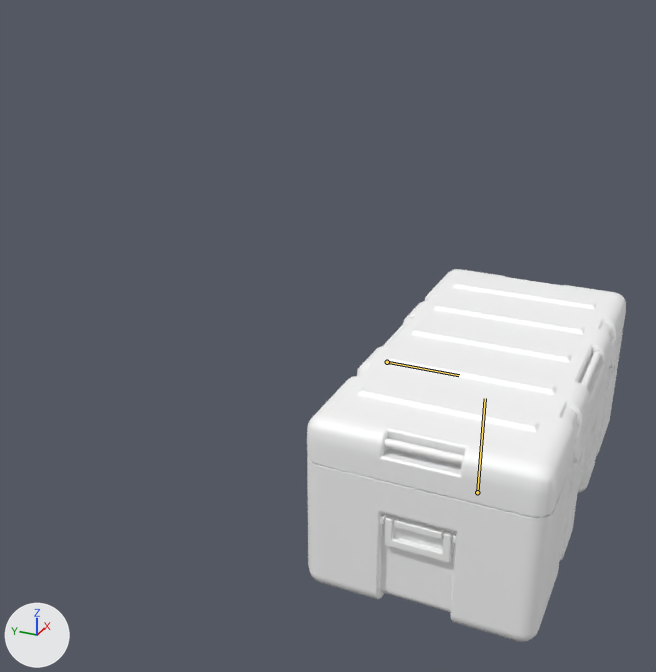
One commit to the Blender file Assets/Arts/Model/Crade/Chest Box/Chestbox/ChestBox 3.blend: the scene before it, then after it.
One viewpoint serves both versions: a camera (50 mm lens) standing at (-3.41, -0.8, 2.34) and looking at (-0.14, 0.67, 0.71). Lighting does not change. The marker at lower left points along +X, +Y and +Z. The bones that bend it are drawn over the model as lines.

The first picture shows 'Bottom', 'Lid'.
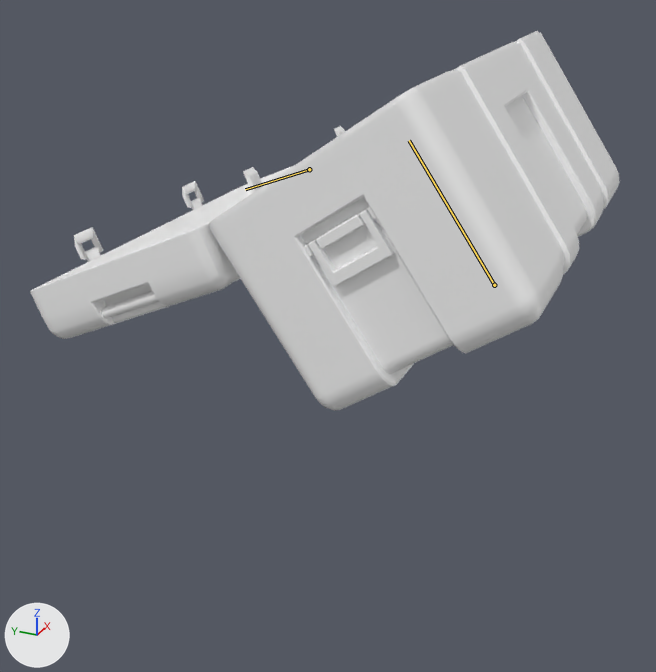
Commit message: Update Chest Box Animation

The newer file adds an action. The first version stands in its rest pose; the second is drawn at frame 49 of the action 'Crade Animation Open New'.

The change in detail:
Bone 'root' (bone_root) moves from (0.0, 0.0, 0.0) to (0.0, 1.0, 0.0).
Bone 'root' (bone_root) turns from (0, 0, 0) to (0, 0, 35) degrees about its own x, y and z.
Bone 'root' (bone_root) is rescaled from (1.0, 1.0, 1.0) to (1.0, 1.4, 1.0).
Bone 'lid' (bone_lid) turns from (0, 0, 0) to (170, 0, 0) degrees about its own x, y and z.

What differs and where, as boxes [x1, y1, x2, y2] in the pictures (656 x 672 px):
'Bottom', posed
    before: [307, 330, 623, 642]
    after: [209, 31, 619, 411]
'Lid', posed
    before: [307, 269, 626, 516]
    after: [30, 126, 345, 339]
bone 'root', root to tip
    before: (477, 492) to (485, 398)
    after: (494, 285) to (409, 140)
bone 'lid', root to tip
    before: (387, 362) to (459, 375)
    after: (309, 169) to (245, 189)
